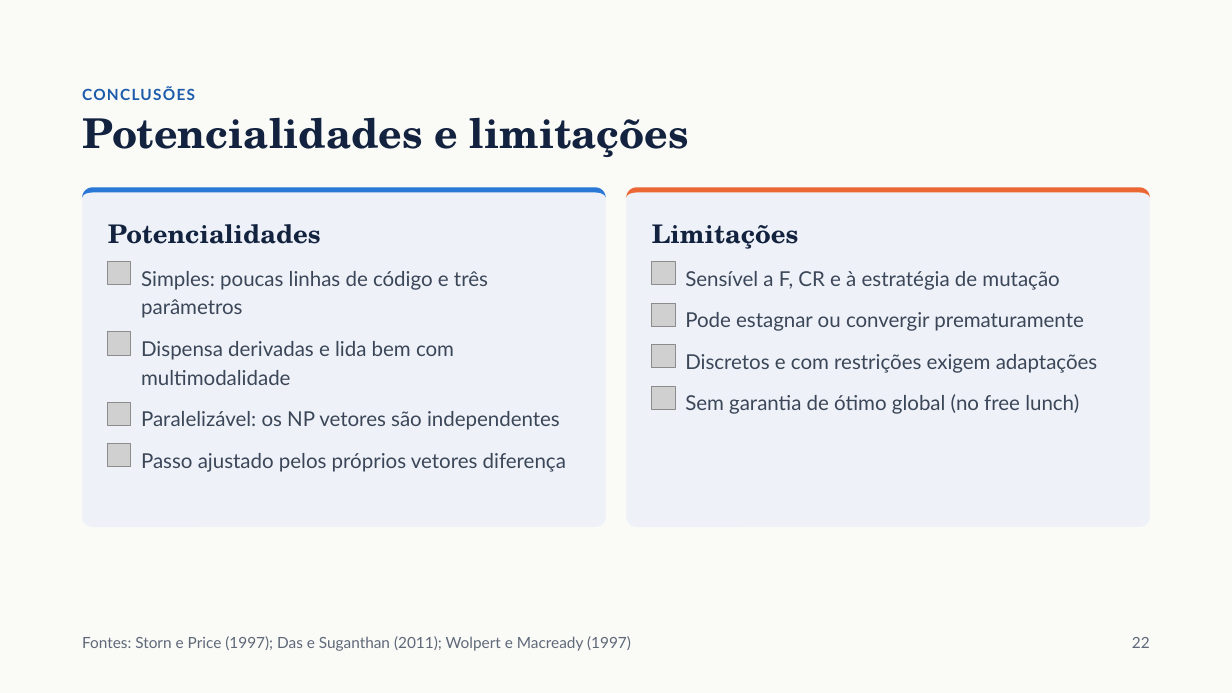
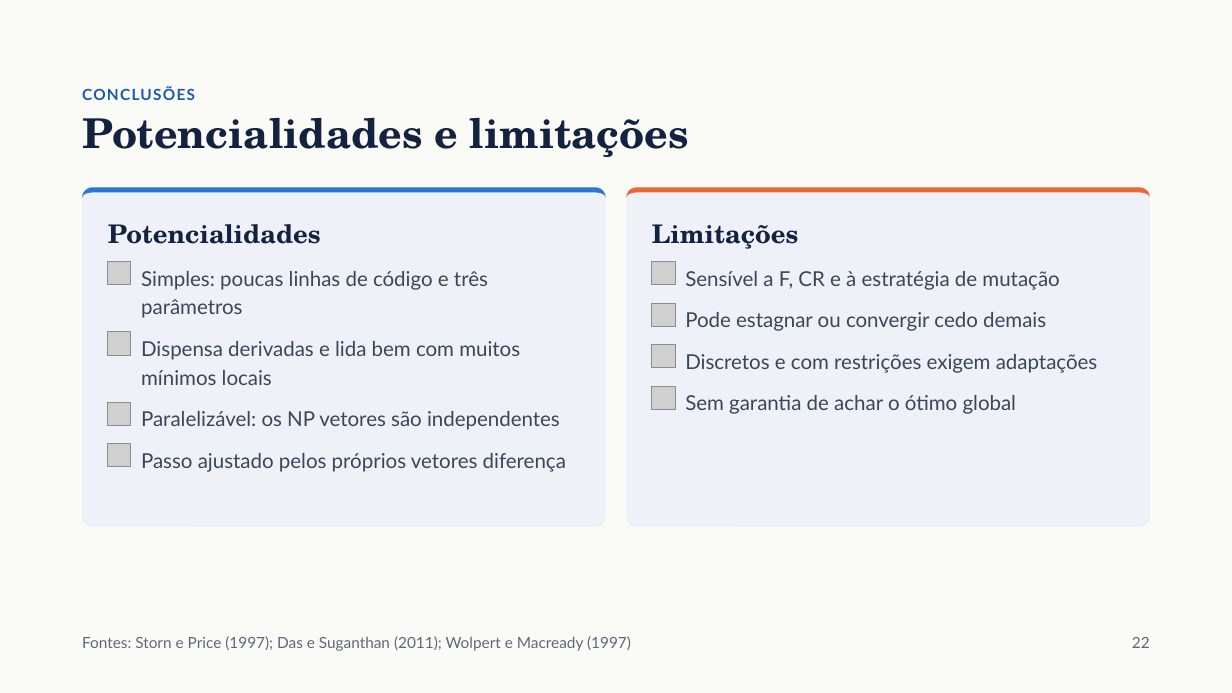
Before and after one commit to falconeee/opt-meta-heuristicas, a slide deck: slide 20 of Seminario/slides/Uma_introducao_a_Evolucao_Diferencial.pptx (slide 22 before the commit). Drawn at 1232x693 pixels with LibreOffice and Linux fonts; fonts in the diff are those of the drawing; grey boxes stand for pictures. Boxes give left, top, right and bottom in pixels: in the first picture for what was removed or moved away, otherwise in the second. Text is boxed around its words. In the diff, an @@ line names an element or a change of style, - is before the commit and + after.

```diff
--- a/Seminario/slides/Uma_introducao_a_Evolucao_Diferencial.pptx
+++ b/Seminario/slides/Uma_introducao_a_Evolucao_Diferencial.pptx
@@ text at (685,312,1046,331): text changed @@
-Pode estagnar ou convergir prematuramente
+Pode estagnar ou convergir cedo demais
@@ text at (141,341,520,385): text changed @@
-Dispensa derivadas e lida bem com multimodalidade
+Dispensa derivadas e lida bem com muitos mínimos locais
@@ text at (685,395,1017,414): text changed @@
-Sem garantia de ótimo global (no free lunch)
+Sem garantia de achar o ótimo global
```
Also in this commit, not shown: 13 other slides changed, 1 slide added, 4 slides removed, 19 other files.
